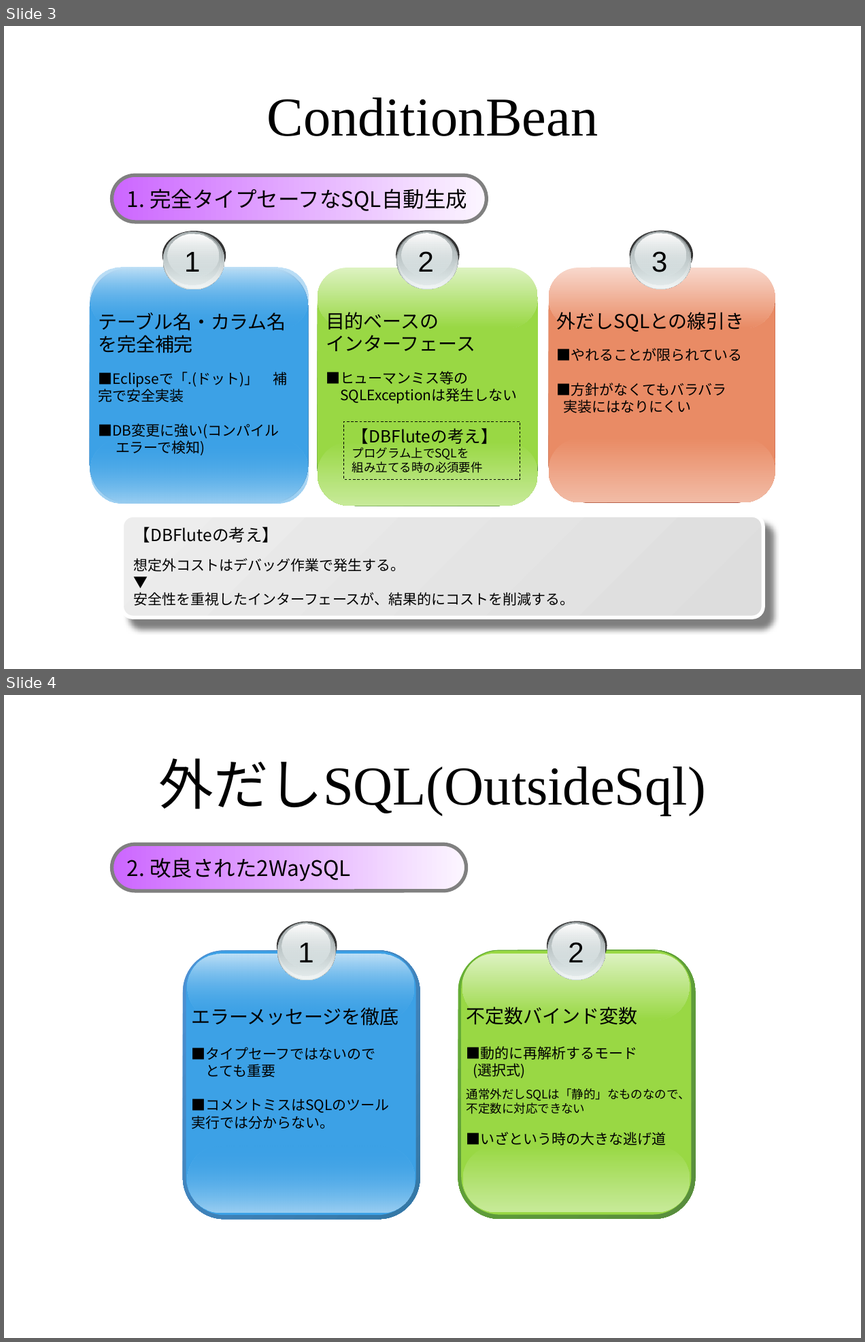
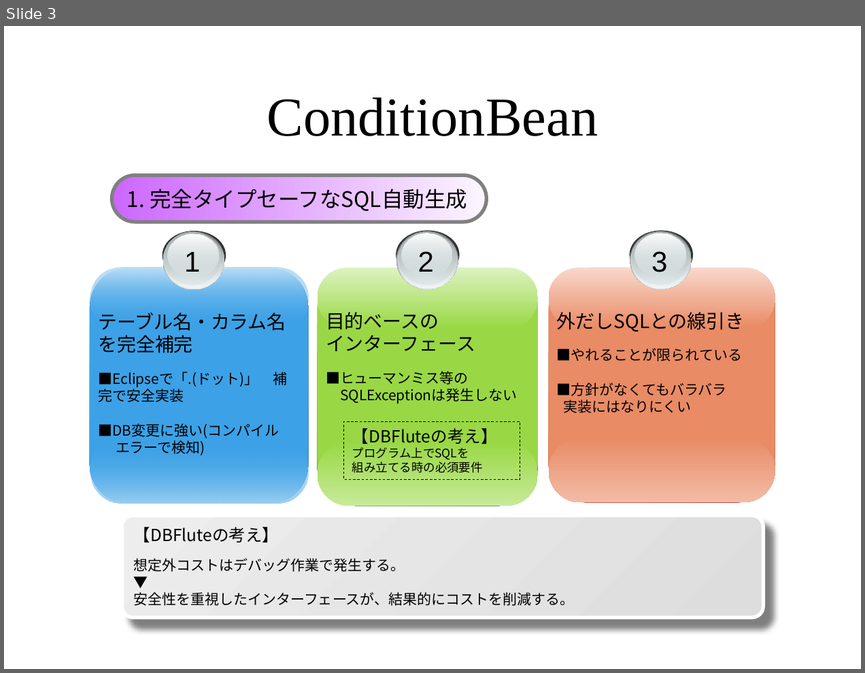
Before and after one commit to seasarorg/dbflute, a slide deck: dbflute/etc/doc/ref/session/resource/dbflute-basic-presentation.pptx. Shown one above the other, each under a label of ours: slides 3 and 4 before the commit, slide 3 after it. The pictures are 865x1342 and 865x673 pixels, drawn with LibreOffice and Linux fonts; fonts in the diff are those of the drawing; background and template pictures are left out. Boxes give left, top, right and bottom in pixels: in the first picture for what was removed or moved away, otherwise in the second. Text is boxed around its words. In the diff, an @@ line names an element or a change of style, - is before the commit and + after.

```diff
--- a/dbflute/etc/doc/ref/session/resource/dbflute-basic-presentation.pptx
+++ b/dbflute/etc/doc/ref/session/resource/dbflute-basic-presentation.pptx
@@ slide 4 removed at <box>4,695,861,1338</box>, background picture (left out) @@
@@ title removed at <box>159,758,706,816</box> @@
-外だしSQL(OutsideSql)
@@ rounded rectangle removed at <box>112,844,466,892</box> @@
-2. 改良された2WaySQL
@@ group removed at <box>277,921,337,981</box>: 5 ellipses @@
@@ ellipse removed at <box>547,921,606,970</box> @@
@@ ellipse removed at <box>547,921,606,979</box> @@
@@ ellipse removed at <box>548,922,604,979</box> @@
@@ ellipse removed at <box>549,922,603,975</box> @@
@@ ellipse removed at <box>551,923,600,966</box> @@
@@ rounded rectangle removed at <box>183,950,420,1219</box> @@
@@ rounded rectangle removed at <box>186,951,415,1215</box> @@
@@ rounded rectangle removed at <box>188,954,415,1021</box> @@
@@ text removed at <box>298,943,313,962</box> @@
-1
@@ rounded rectangle removed at <box>458,949,696,1219</box> @@
@@ rounded rectangle removed at <box>462,950,691,1215</box> @@
@@ rounded rectangle removed at <box>462,953,689,1020</box> @@
@@ text removed at <box>568,942,583,962</box> @@
-2
@@ text removed at <box>191,1007,398,1129</box> @@
-エラーメッセージを徹底
-■タイプセーフではないので
-とても重要
-■コメントミスはSQLのツール 実行では分からない。
@@ text removed at <box>466,1006,690,1145</box> @@
-不定数バインド変数
-■動的に再解析するモード
-(選択式)
-通常外だしSQLは「静的」なものなので、不定数に対応できない
-■いざという時の大きな逃げ道
@@ rounded rectangle removed at <box>188,1146,415,1212</box> @@
@@ rounded rectangle removed at <box>462,1146,689,1212</box> @@
```
Also in this commit, not shown: 1 slide added, 1 other file.
